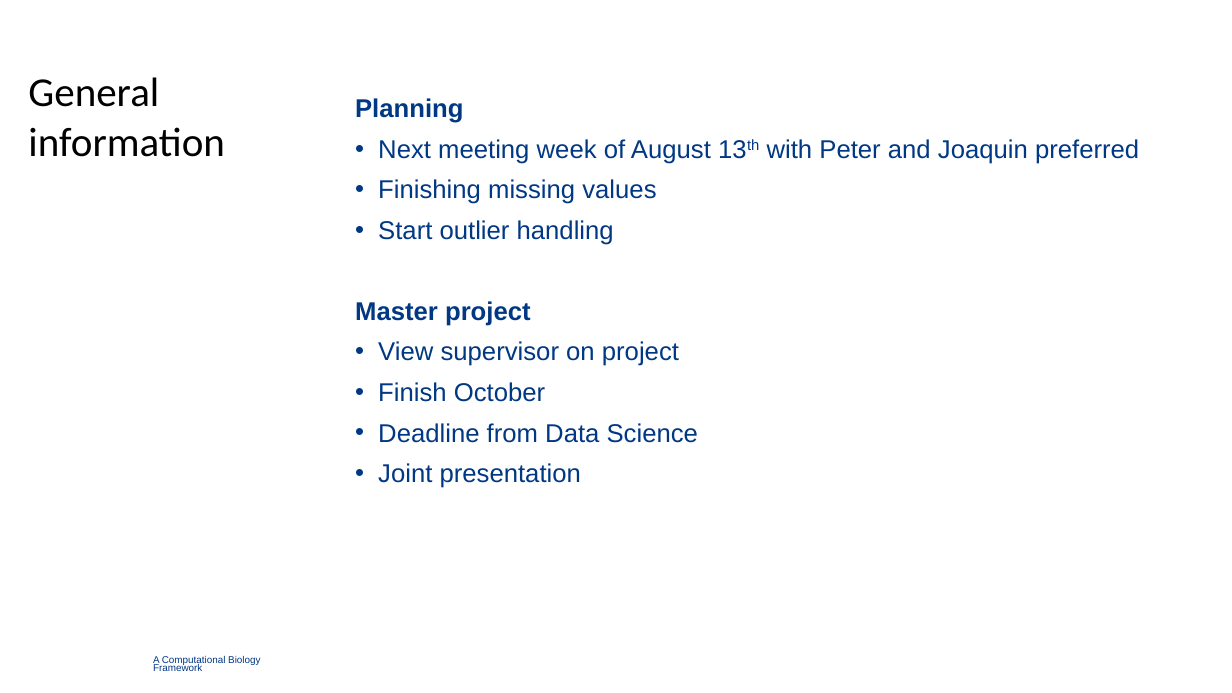
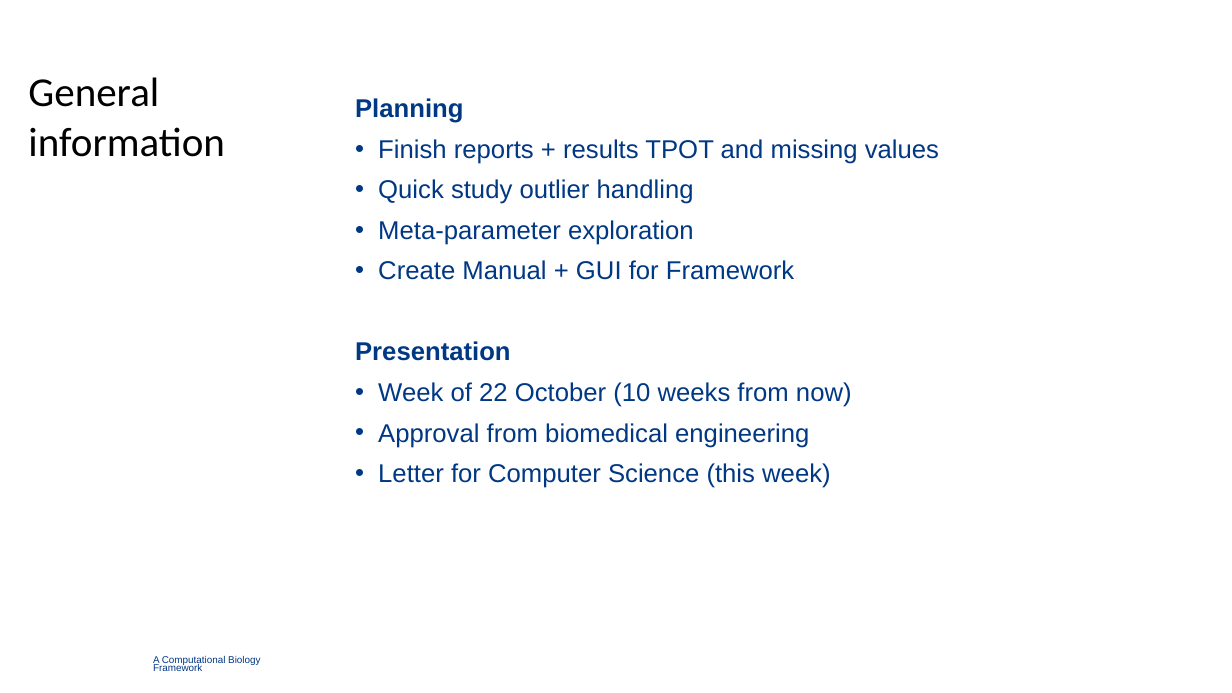
Before and after one commit to TimBeishuizen/GraduationFilesGithub, a slide deck: slide 22 of Meetings/4. Quality Enhancement Period/2018-08-15 ContinuationPresentation.pptx (slide 10 before the commit). Drawn at 1232x693 pixels with LibreOffice and Linux fonts; fonts in the diff are those of the drawing; background and template pictures are left out. Boxes give left, top, right and bottom in pixels: in the first picture for what was removed or moved away, otherwise in the second. Text is boxed around its words. In the diff, an @@ line names an element or a change of style, - is before the commit and + after.

Commit message:
Missing Value etc presentation

```diff
--- a/Meetings/4. Quality Enhancement Period/2018-08-15 ContinuationPresentation.pptx
+++ b/Meetings/4. Quality Enhancement Period/2018-08-15 ContinuationPresentation.pptx
@@ text at [355,139,939,488]: text changed @@
-• Next meeting week of August 13th with Peter and Joaquin preferred
-• Finishing missing values
-• Start outlier handling
-Master project
-• View supervisor on project
-• Finish October
-• Deadline from Data Science
-• Joint presentation
+• Finish reports + results TPOT and missing values
+• Quick study outlier handling
+• Meta-parameter exploration
+• Create Manual + GUI for Framework
+Presentation
+• Week of 22 October (10 weeks from now)
+• Approval from biomedical engineering
+• Letter for Computer Science (this week)
```
Also in this commit, not shown: 4 other slides changed, 12 slides added, 13 other files.
